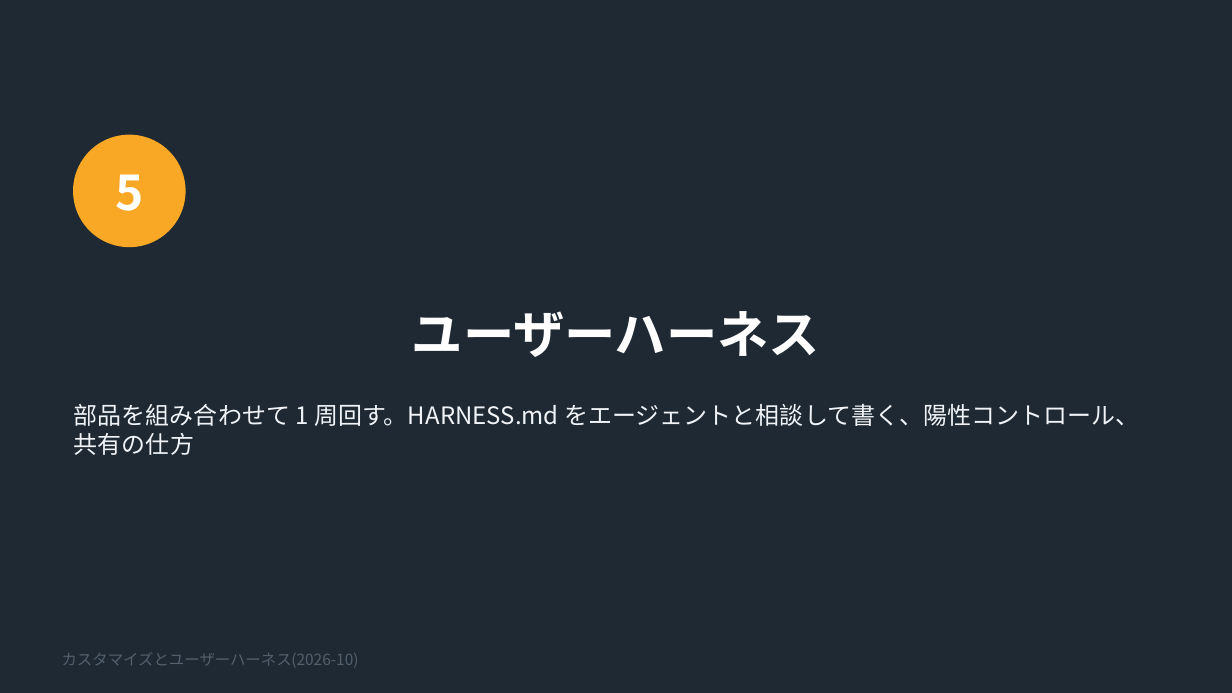
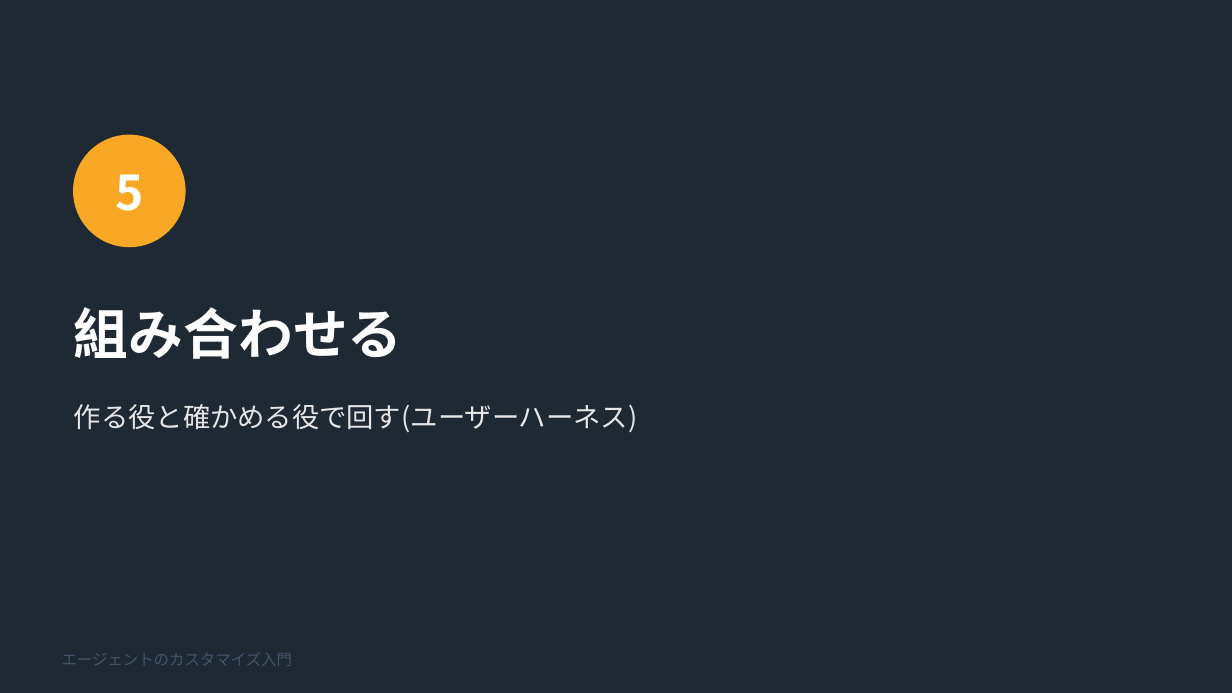
Before and after one commit to noxitro/agent-toolkit, a slide deck: slide 17 of docs/copilot-harness/customize/slides/customize-guide.pptx (slide 23 before the commit). Drawn at 1232x693 pixels with LibreOffice and Linux fonts; fonts in the diff are those of the drawing. Boxes give left, top, right and bottom in pixels: in the first picture for what was removed or moved away, otherwise in the second. Text is boxed around its words. In the diff, an @@ line names an element or a change of style, - is before the commit and + after.

```diff
--- a/docs/copilot-harness/customize/slides/customize-guide.pptx
+++ b/docs/copilot-harness/customize/slides/customize-guide.pptx
@@ title at (74,307,403,359): text changed; size 30 to 32 pt @@
-ユーザーハーネス
+組み合わせる
@@ text at (74,404,638,432): text changed; size 14 to 16 pt; text colour #F0F4F8 to #E7E6E6 @@
-部品を組み合わせて 1 周回す。HARNESS.md をエージェントと相談して書く、陽性コントロール、共有の仕方
+作る役と確かめる役で回す(ユーザーハーネス)
@@ text at (62,653,292,666): text changed; text colour #52606D to #44546A @@
-カスタマイズとユーザーハーネス(2026-10)
+エージェントのカスタマイズ入門
```
Also in this commit, not shown: 4 other slides changed, 16 slides added, 31 slides removed, 5 other files.
